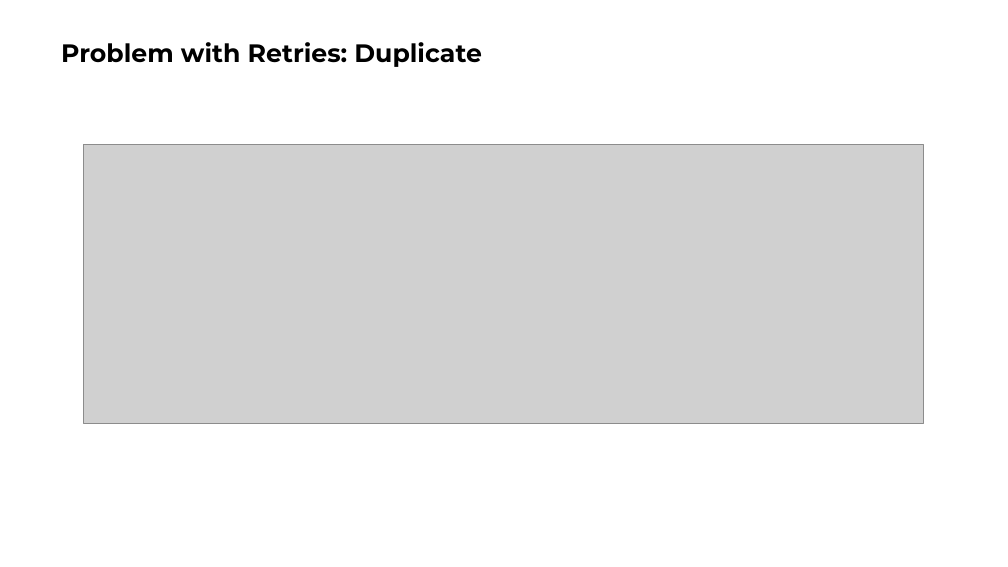
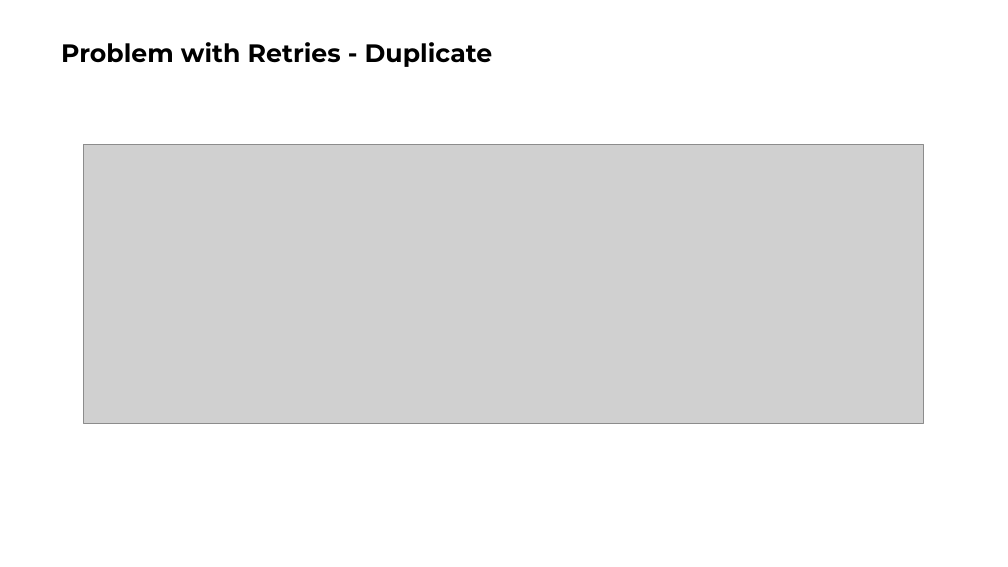
Before and after one commit to ngoctd314/tech-talk, a slide deck: slide 23 of kafka/slide.pptx (slide 17 before the commit). Drawn at 1008x567 pixels with LibreOffice and Linux fonts; fonts in the diff are those of the drawing; grey boxes stand for pictures. Boxes give left, top, right and bottom in pixels: in the first picture for what was removed or moved away, otherwise in the second. Text is boxed around its words. In the diff, an @@ line names an element or a change of style, - is before the commit and + after.

```diff
--- a/kafka/slide.pptx
+++ b/kafka/slide.pptx
@@ title at [61, 42, 493, 67]: text changed @@
-Problem with Retries: Duplicate
+Problem with Retries - Duplicate
```
Also in this commit, not shown: 3 other slides changed, 14 slides added, 2 slides removed, 4 other files.
